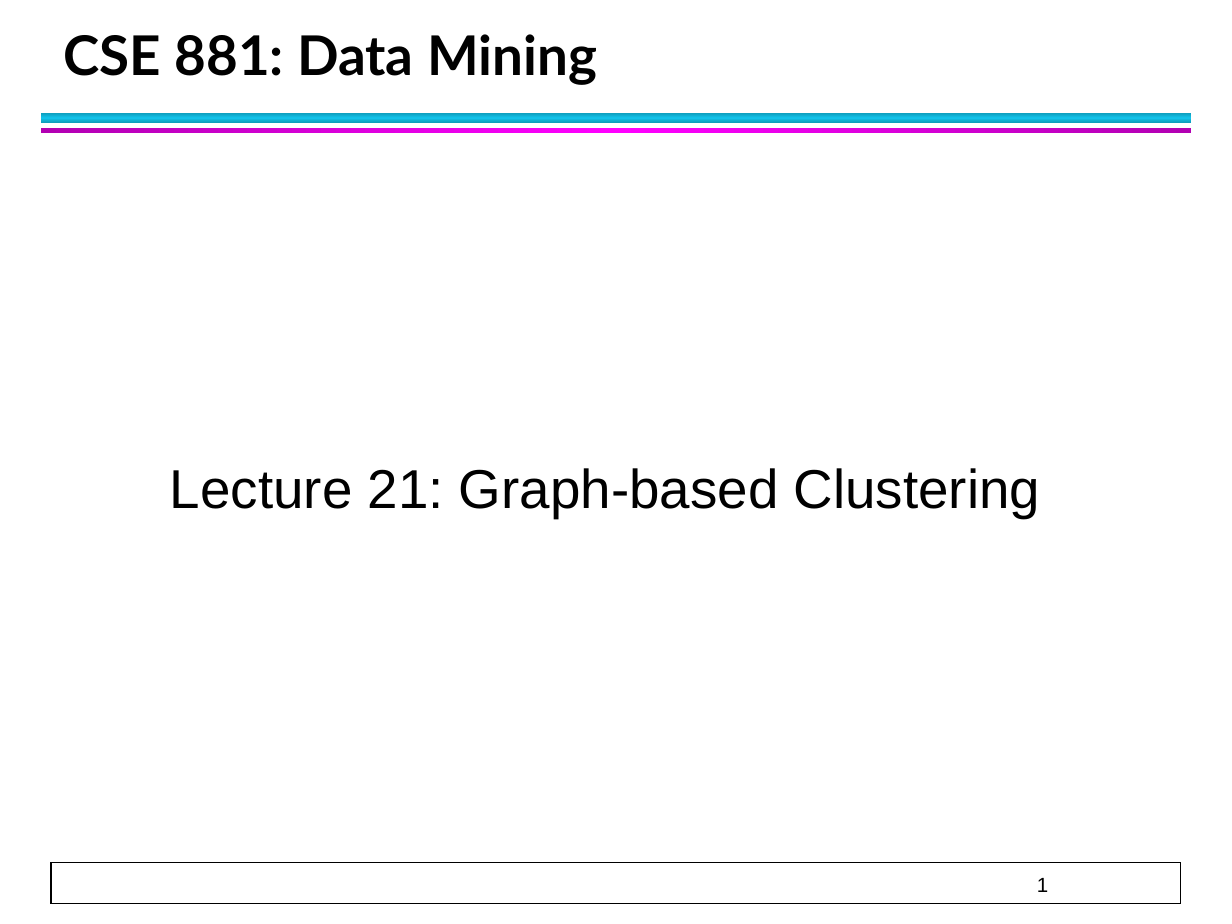
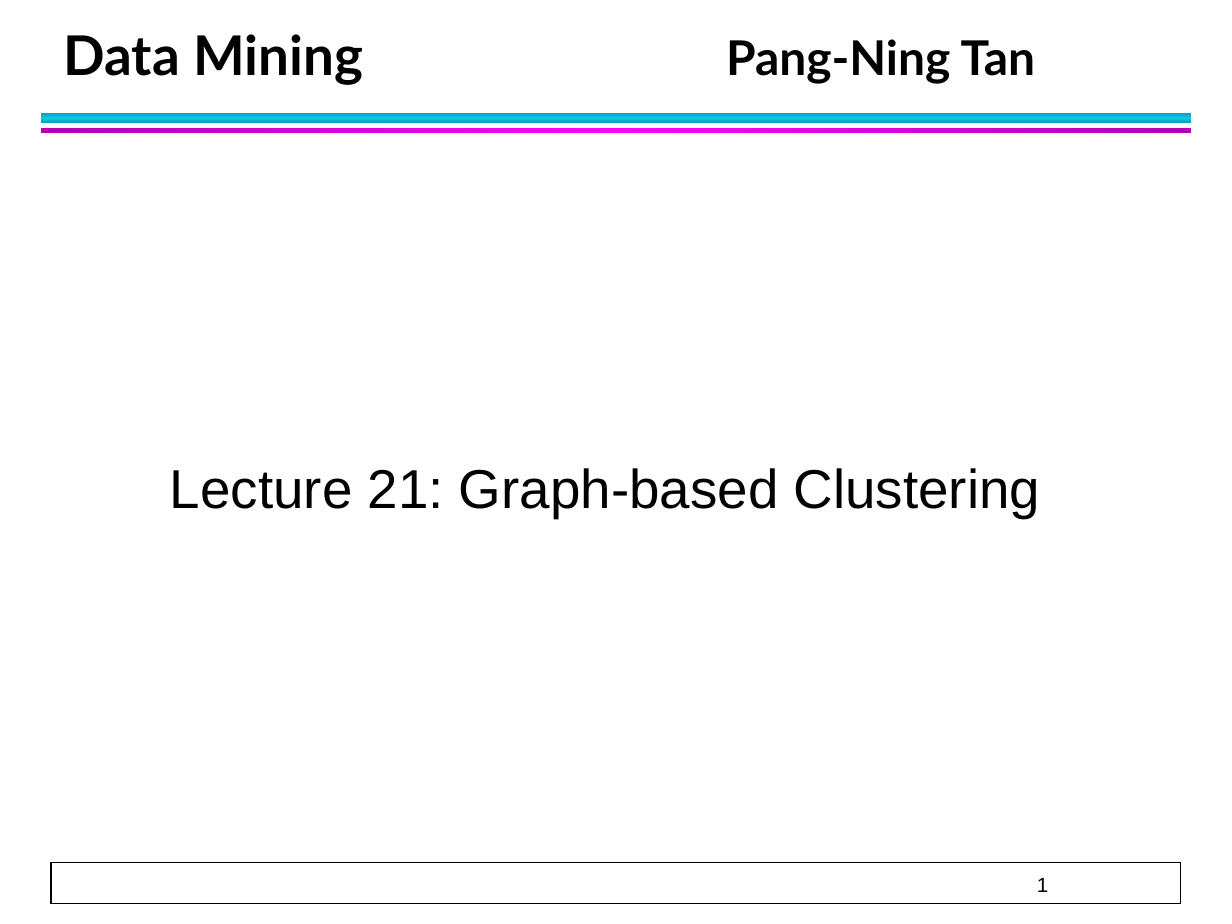
Before and after one commit to ezahedi/Network-Clustering, a slide deck: slide 1 of Spectral-clustering/Tutorial and Examples/Spectral-clustering.pptx. Drawn at 1232x924 pixels with LibreOffice and Linux fonts; fonts in the diff are those of the drawing. Boxes give left, top, right and bottom in pixels: in the first picture for what was removed or moved away, otherwise in the second. Text is boxed around its words. In the diff, an @@ line names an element or a change of style, - is before the commit and + after.

Commit message:
Hello world

```diff
--- a/Spectral-clustering/Tutorial and Examples/Spectral-clustering.pptx
+++ b/Spectral-clustering/Tutorial and Examples/Spectral-clustering.pptx
@@ title at (x1=63, y1=34, x2=1036, y2=85): text changed; size 32 to 28 pt @@
-CSE 881: Data Mining
+Data Mining Pang-Ning Tan
```
